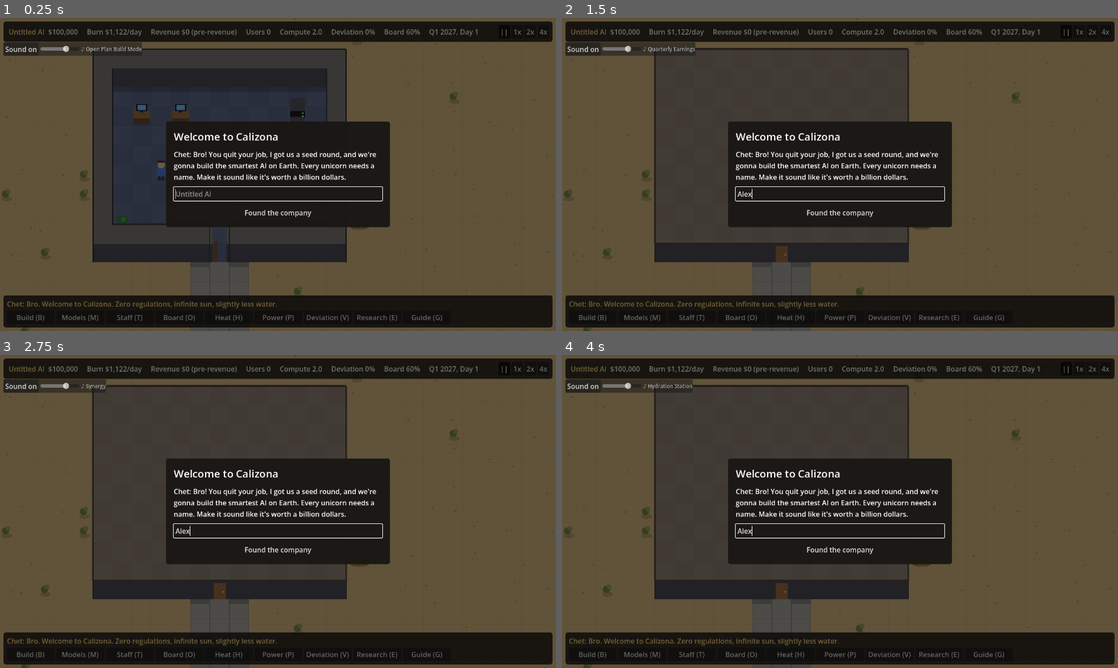
Above: before the commit, frames 1-4 (two rows, left to right).
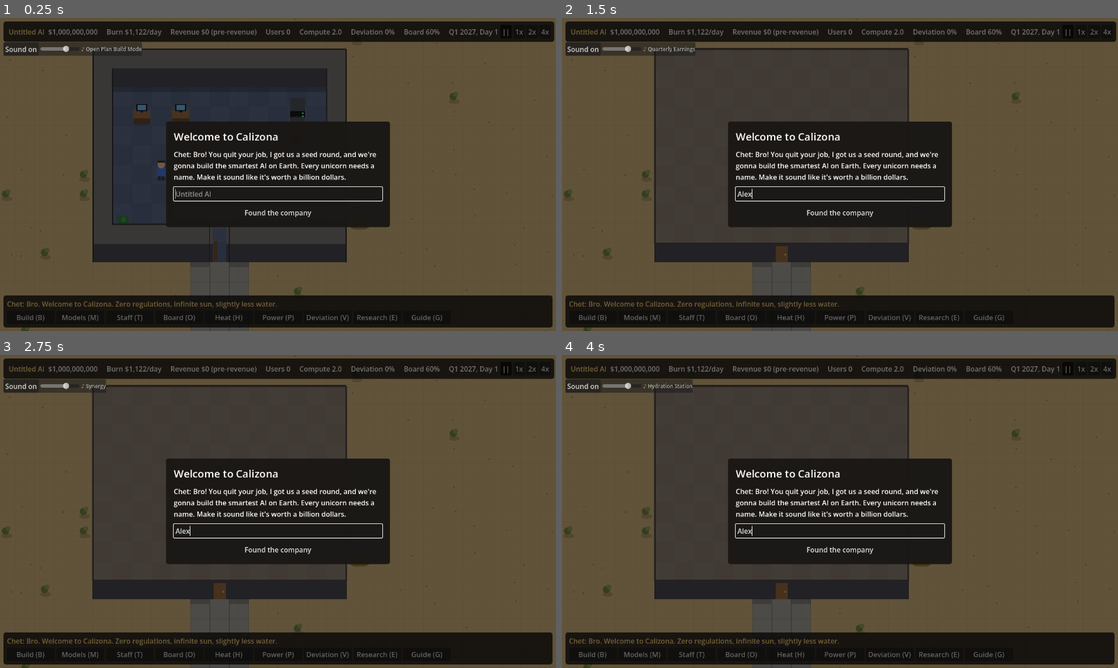
Above: after the commit, the same moments.

Repository: noahmvanderpol-source/AiTycoon
Game: Godot game, scene res://scenes/main.tscn
Same seed, same stepped clock (60 frames per second), same inputs: the game is played once before the commit and once after it.
Inputs (mouse positions are in pixels of both pictures, inside the frame that each line leads up to):
- Up to frame 1 (0.25 s): no input
- Up to frame 2 (1.5 s): click (840, 193) at 0.52 s; type "Alex" at 0.6 s; click "Untitled AI" at 1.25 s
- Up to frame 3 (2.75 s): click "||" at 2 s
- Up to frame 4 (4 s): click "1x" at 2.75 s; click "2x" at 3.5 s

The runs differ from the first frame. In frame 1, 0.8% of the frame differs, in the area x 10-100%, y 1-8%; in frame 2, 0.8%; in frame 3, 0.8%; in frame 4, 0.8%.

Commit message:
Add INFINITE_MONEY testing flag (on for now)
Co-Authored-By: Claude Opus 5.5 (1M context) <noreply@anthropic.com>
Claude-Session: https://claude.ai/code/session_01TSwWZ7aWjsryxDYJgF42d6

Diff:
--- a/scripts/main.gd
+++ b/scripts/main.gd
@@ -272,6 +272,7 @@
 		"desc": "Staff 15% more productive. Nobody takes it."},
 ]
 const UNLOCK_ALL := true  # testing: every Build item is available without research. Set false to lock them.
+const INFINITE_MONEY := true  # testing: money stays topped up at $1B, so nothing is unaffordable. Set false for the real $100k start.
 const RESEARCH_BASE := 1.0  # research points a day the founders scrape together on their own
 const RESEARCH_PER_WORKER := 1.0  # extra points a day per researcher at a desk
 
@@ -1295,6 +1296,8 @@
 # --- Loop and input ---------------------------------------------------------
 
 func _process(delta: float) -> void:
+	if INFINITE_MONEY:
+		money = maxi(money, 1_000_000_000)
 	_time += delta
 	var dir := Vector2.ZERO
 	if modal:
